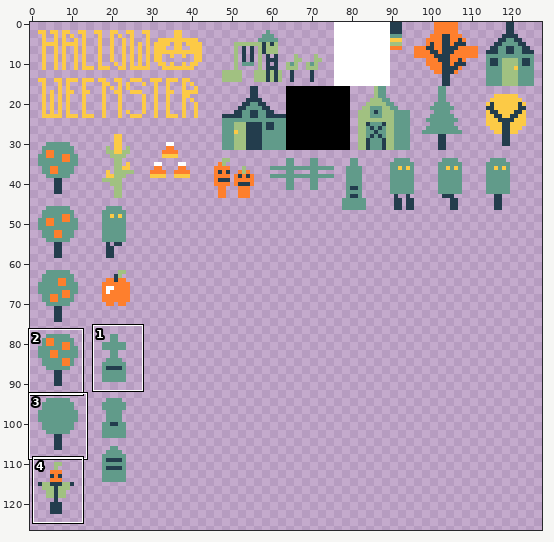
Sprite sheet -- html5game/Autumn 2021_texture_0.png. The picture above shows the old version from afar; the outline marks the close-up.
Close-up. Earlier state:
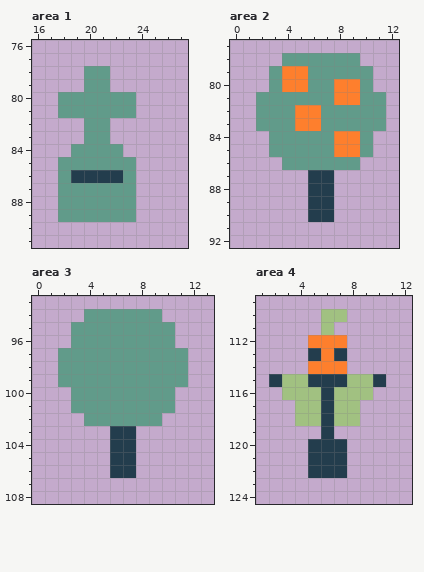
The file is 128x128 pixels. Shown: area 1: x 16..27, y 76..91; area 2: x 0..12, y 77..92; area 3: x 0..13, y 93..108; area 4: x 1..12, y 109..124. The wide view leaves out empty margins. The commit also changed other parts of the picture, which this record leaves out.
After:
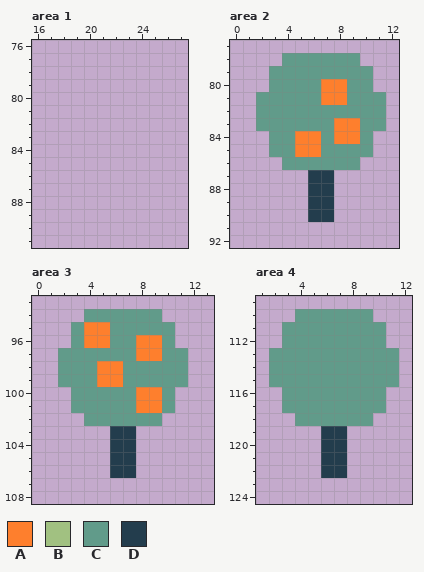
Palette (. is transparent): A #fe7f2d  B #a1c181  C #619b8a  D #233d4d
Diff:
Area 1:
The author cleared colour C in rows 78 to 79 at x 20 to 21; in rows 80 to 81 at x 18 to 23; in rows 82 to 83 at x 20 to 21; in row 84 at x 19 to 22; in row 85 at x 18 to 23; in row 86 at x 18 and 23.
The author cleared colour C in rows 87 to 89 at x 18 to 23.
The author cleared colour D in row 86 at x 19 to 22.
Area 2:
Colour A replaces colour C in rows 80 to 81 at x 7; in row 83 at x 8 to 9; in rows 84 to 85 at x 5 to 6.
Colour C replaces colour A in row 79 at x 4 to 5; in row 80 at x 4 to 5 and 9; in row 81 at x 9; in rows 82 to 83 at x 5 to 6; in row 85 at x 8 to 9.
Area 3:
Colour A replaces colour C in row 95 at x 4 to 5; in row 96 at x 4 to 5 and 8 to 9; in row 97 at x 8 to 9; in rows 98 to 99 at x 5 to 6; in rows 100 to 101 at x 8 to 9.
Area 4:
Colour C is added in row 110 at x 4 to 5 and 8 to 9; in row 111 at x 3 to 5 and 7 to 10; in row 112 at x 3 to 4 and 8 to 10; in rows 113 to 114 at x 2 to 4 and 8 to 11; in row 115 at x 11; in row 116 at x 10.
Colour C is added in row 117 at x 3 and 9 to 10; in row 118 at x 9.
Colour C replaces colour A in row 112 at x 5 to 7; in row 113 at x 6; in row 114 at x 5 to 7.
Colour C replaces colour B in row 110 at x 6 to 7; in row 111 at x 6; in row 115 at x 3 to 4 and 8 to 9; in row 116 at x 3 to 5 and 7 to 9; in rows 117 to 118 at x 4 to 5 and 7 to 8.
Colour C replaces colour D in row 113 at x 5 and 7; in row 115 at x 2, 5 to 7 and 10; in rows 116 to 118 at x 6.
Colour D is added in row 119 at x 7.
The author cleared colour D in rows 120 to 122 at x 5.
